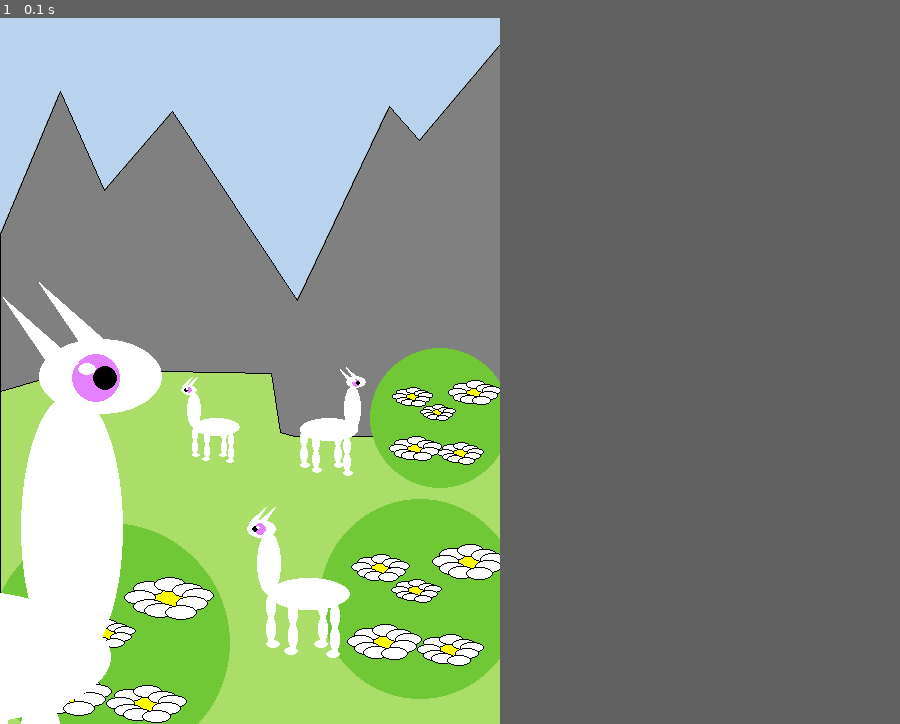
Above: before the commit, frame 1.
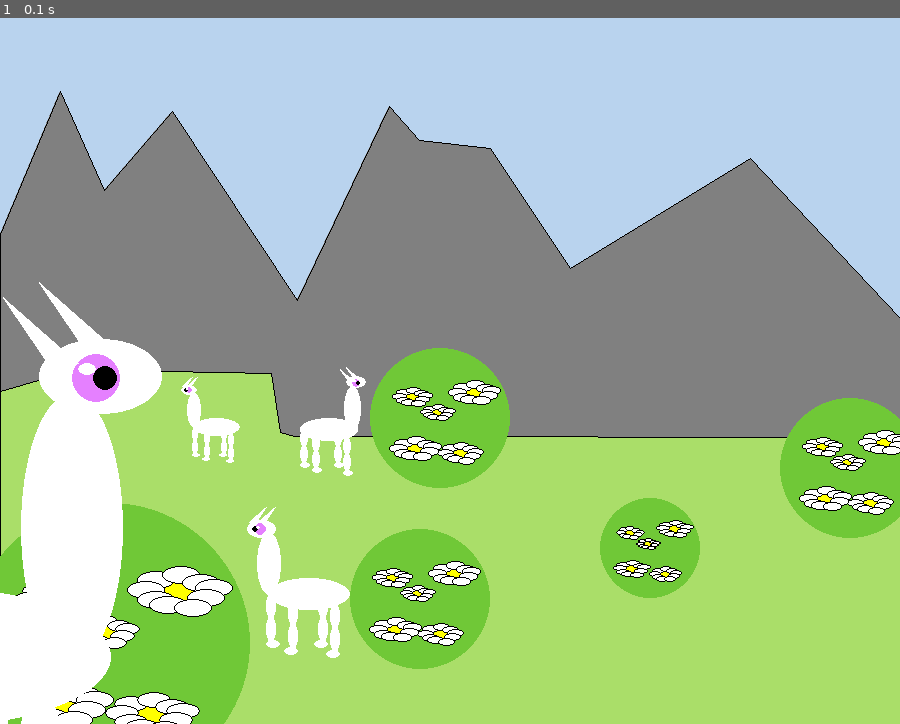
Above: after the commit, the same moment.

Repository: sarseniy/infa_2020_sarseniy
Game: pygame game, started from lab3/exercise_2_draw.py
Two runs of this game, one before a commit and one after it. Both use one fixed random seed, a clock stepped at 60 frames per second and the inputs below.
Inputs:
- Up to frame 1 (0.1 s): no input
In our replay, the window is 500x706 before the commit and 900x706 after it. These sizes can differ from the game's own. Grey fills any space a smaller window leaves; there, only what the larger window draws over its background counts as a difference.

The runs differ from the first frame. In frame 1, 35% of the frame differs, in the area x 0-100%, y 0-100%.

Commit message:
Screen expanded & minor changes

Diff:
--- a/lab3/exercise_2_draw.py
+++ b/lab3/exercise_2_draw.py
@@ -1,5 +1,18 @@
 import pygame
+from random import randint
 from pygame.draw import *
+
+RED = (255, 000, 000)
+BLUE = (000, 000, 255)
+GREEN = (000, 255, 000)
+B_GREEN = (170, 222, 105)
+L_GREEN = (112, 200, 55)
+WHITE = (255, 255, 255)
+YELLOW = (255, 255, 000)
+GRAY = (128, 128, 128)
+BLACK = (000, 000, 000)
+SKY = (185, 211, 238)
+PURPLE = (229, 128, 255)
 
 
 def leg(pos, size, reverse=False):
@@ -118,44 +131,35 @@
     flower((pos[0] - round(75 * size), pos[1] + round(25 * size)), 1.8 * size)
 
 
-RED = (255, 000, 000)
-BLUE = (000, 000, 255)
-GREEN = (000, 255, 000)
-B_GREEN = (170, 222, 105)
-L_GREEN = (112, 200, 55)
-WHITE = (255, 255, 255)
-YELLOW = (255, 255, 000)
-GRAY = (128, 128, 128)
-BLACK = (000, 000, 000)
-SKY = (185, 211, 238)
-PURPLE = (229, 128, 255)
-
 pygame.init()
 
 FPS = 30
-screen = pygame.display.set_mode((500, 706))
+screen = pygame.display.set_mode((900, 706))
 
 # Sky and mountains drawing
-rect(screen, SKY, (0, 0, 500, 706))
+rect(screen, SKY, (0, 0, 900, 706))
 
 polygon(screen, GRAY,
-        [(0, 216), (60, 73), (104, 172), (172, 93), (297, 282), (389, 88), (419, 122), (500, 26), (500, 706), (0, 706)])
+        [(0, 216), (60, 73), (104, 172), (172, 93), (297, 282), (389, 88), (419, 122), (490, 130), (570, 250),
+         (750, 140), (900, 300), (900, 706), (0, 706)])
 polygon(screen, BLACK,
-        [(0, 216), (60, 73), (104, 172), (172, 93), (297, 282), (389, 88), (419, 122), (500, 26), (500, 706), (0, 706)],
-        1)
+        [(0, 216), (60, 73), (104, 172), (172, 93), (297, 282), (389, 88), (419, 122), (490, 130), (570, 250),
+         (750, 140), (900, 300), (900, 706), (0, 706)], 1)
 
 polygon(screen, B_GREEN,
-        [(0, 373), (38, 362), (75, 359), (114, 352), (271, 355), (280, 414), (294, 418), (500, 419), (500, 706),
+        [(0, 373), (38, 362), (75, 359), (114, 352), (271, 355), (280, 414), (294, 418), (900, 419), (900, 706),
          (0, 706)])
 polygon(screen, BLACK,
-        [(0, 373), (38, 362), (75, 359), (114, 352), (271, 355), (280, 414), (294, 418), (500, 419), (500, 706),
+        [(0, 373), (38, 362), (75, 359), (114, 352), (271, 355), (280, 414), (294, 418), (900, 419), (900, 706),
          (0, 706)], 1)
 
 # Creating bushes
-bush([420, 581], 1)
-bush([110, 625], 1.2)
+bush([420, 581], 0.7)
+bush([650, 530], 0.5)
+bush([110, 625], 0.8)
+bush([110, 625], 1.4)
 bush([440, 400], 0.7)
-
+bush([850, 450], 0.7)
 
 # Drawing lamas
 draw_lama([500, 800], 0.7, True)
